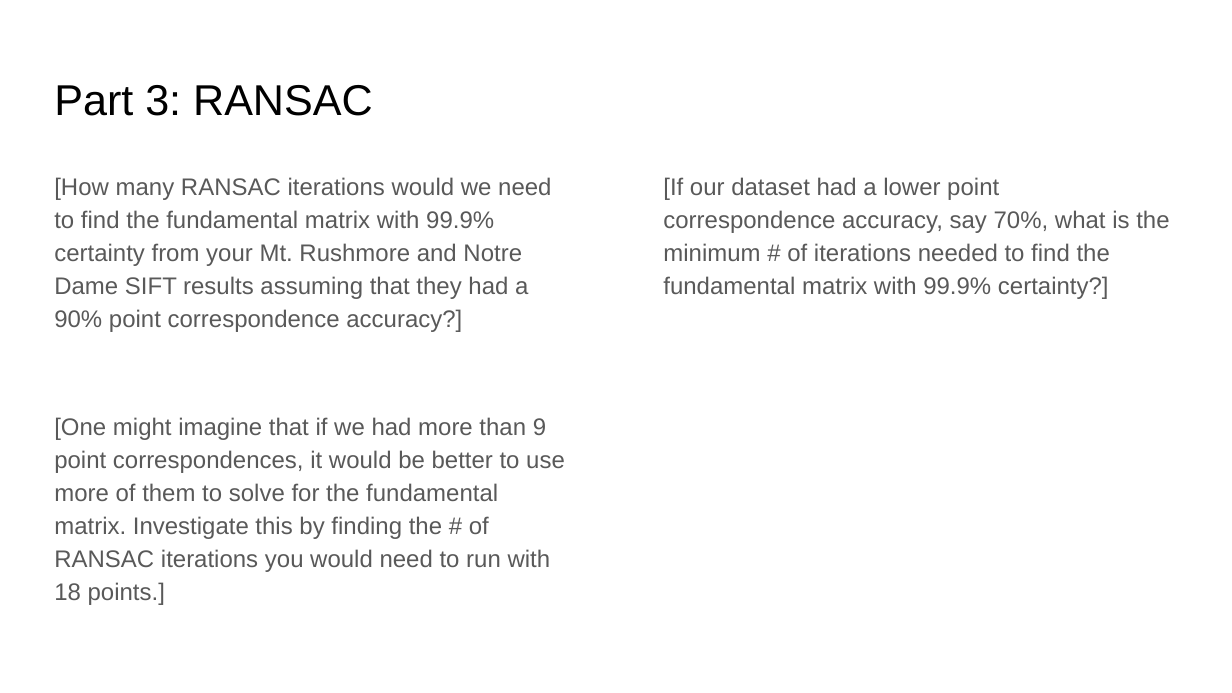
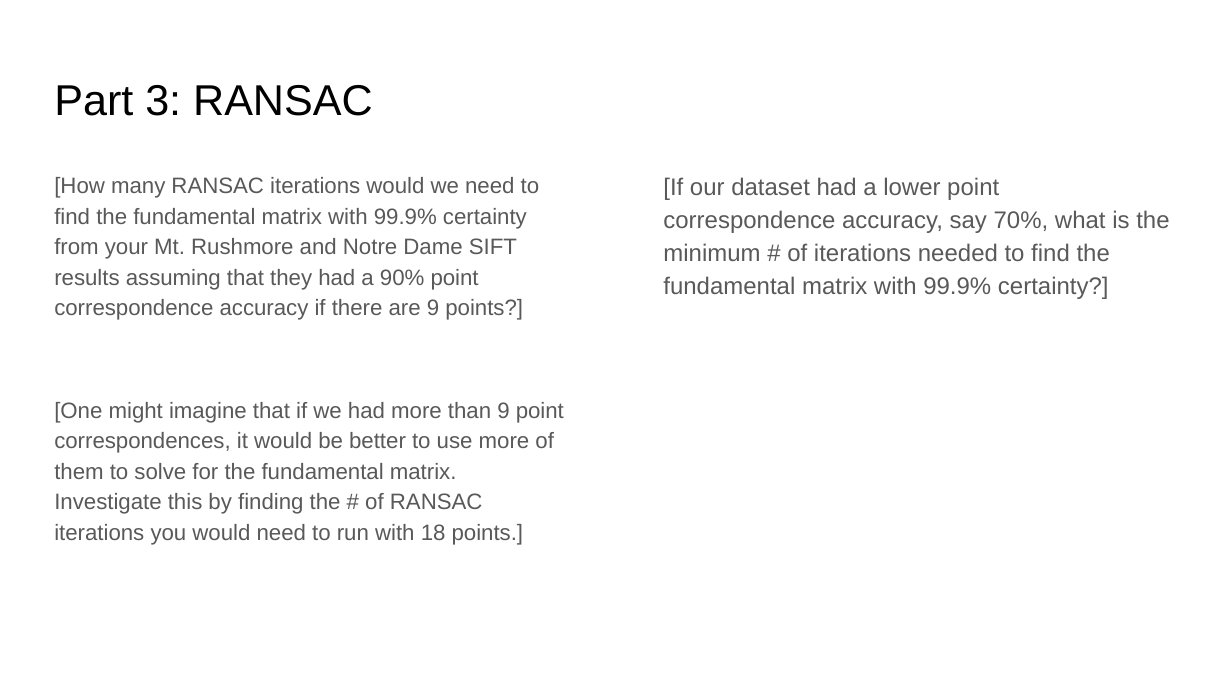
Before and after one commit to ShuvoNewaz/CS-6476-Projects-Fall2022, a slide deck: slide 10 of docs/proj3_template.pptx. Drawn at 1232x693 pixels with LibreOffice and Linux fonts; fonts in the diff are those of the drawing. Boxes give left, top, right and bottom in pixels: in the first picture for what was removed or moved away, otherwise in the second. Text is boxed around its words. In the diff, an @@ line names an element or a change of style, - is before the commit and + after.

Commit message:
Added sample size to report

```diff
--- a/docs/proj3_template.pptx
+++ b/docs/proj3_template.pptx
@@ text at <box>54,177,540,320</box>: text changed; size 14 to 12.9 pt @@
-[How many RANSAC iterations would we need to find the fundamental matrix with 99.9% certainty from your Mt. Rushmore and Notre Dame SIFT results assuming that they had a 90% point correspondence accuracy?]
+[How many RANSAC iterations would we need to find the fundamental matrix with 99.9% certainty from your Mt. Rushmore and Notre Dame SIFT results assuming that they had a 90% point correspondence accuracy if there are 9 points?]
@@ text at <box>54,402,564,545</box>: size 14 to 12.9 pt in "[One might imagine that if we had ..." @@
```
